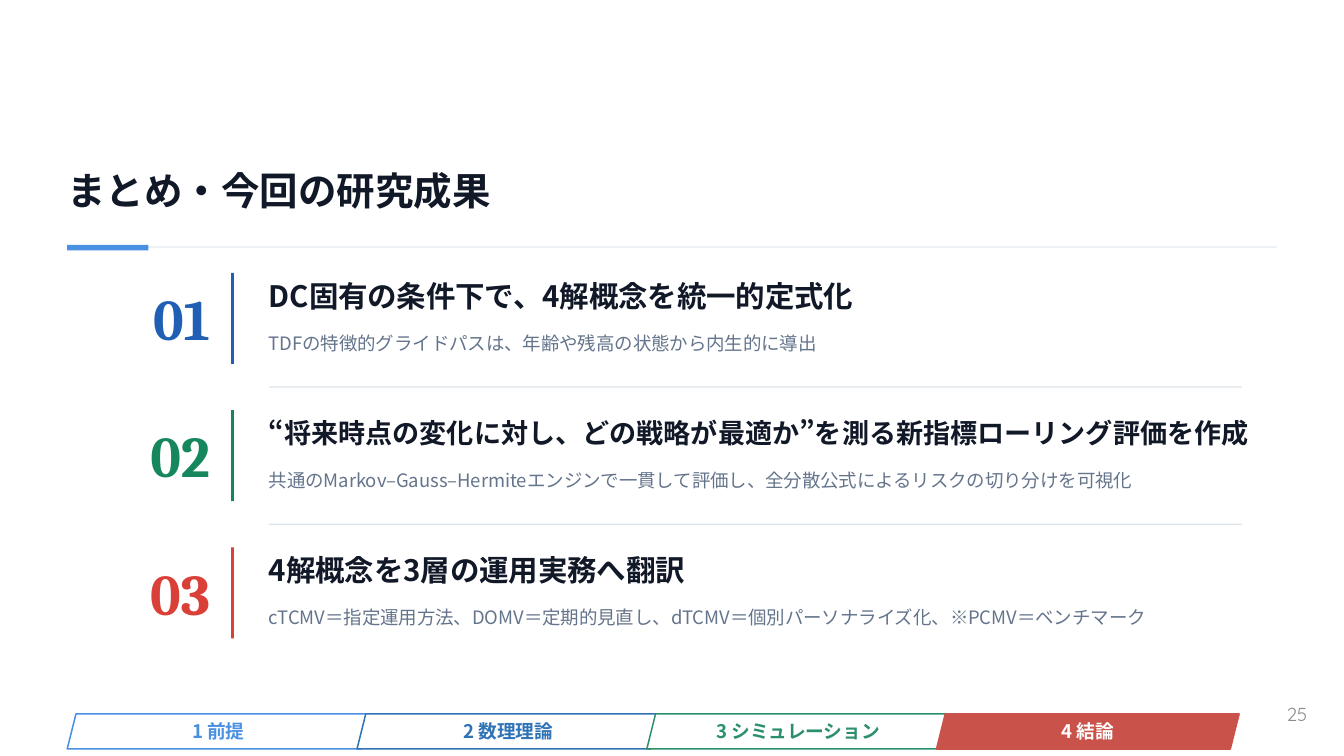
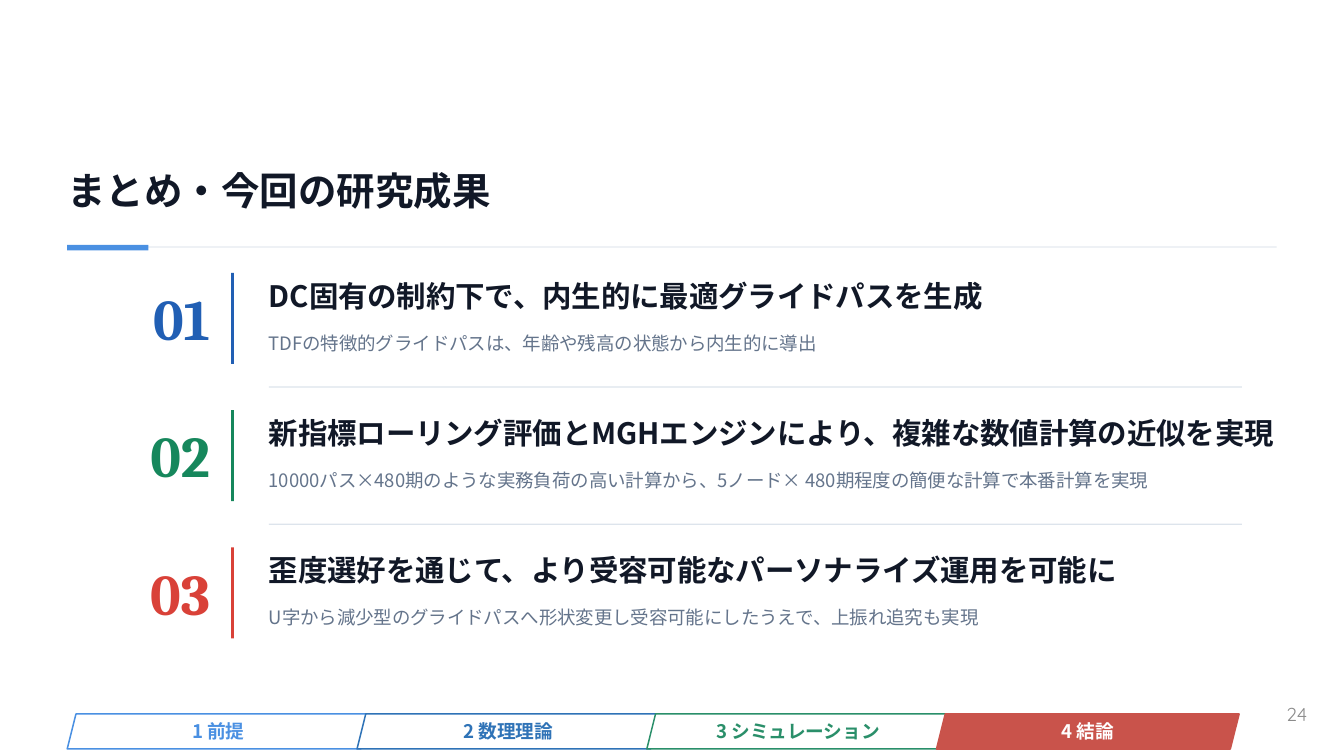
Before and after one commit to yoshi123027-del/actuary-app-seiho1, a slide deck: slide 24 of vercel/public/admin-files/0818 日本語版完成.pptx (slide 25 before the commit). Drawn at 1344x756 pixels with LibreOffice and Linux fonts; fonts in the diff are those of the drawing; background and template pictures are left out. Boxes give left, top, right and bottom in pixels: in the first picture for what was removed or moved away, otherwise in the second. Text is boxed around its words. In the diff, an @@ line names an element or a change of style, - is before the commit and + after.

```diff
--- a/vercel/public/admin-files/0818 日本語版完成.pptx
+++ b/vercel/public/admin-files/0818 日本語版完成.pptx
@@ text at box(269, 281, 983, 310): text changed @@
-DC固有の条件下で、4解概念を統一的定式化
+DC固有の制約下で、内生的に最適グライドパスを生成
@@ text at box(269, 418, 1274, 447): text changed; size 14.6 to 15.8 pt @@
-“将来時点の変化に対し、どの戦略が最適か”を測る新指標ローリング評価を作成
+新指標ローリング評価とMGHエンジンにより、複雑な数値計算の近似を実現
@@ text at box(269, 471, 1148, 489): text changed @@
-共通のMarkov–Gauss–Hermiteエンジンで一貫して評価し、全分散公式によるリスクの切り分けを可視化
+10000パス×480期のような実務負荷の高い計算から、5ノード× 480期程度の簡便な計算で本番計算を実現
@@ text at box(269, 555, 1117, 584): text changed @@
-4解概念を3層の運用実務へ翻訳
+歪度選好を通じて、より受容可能なパーソナライズ運用を可能に
@@ text at box(269, 608, 979, 626): text changed @@
-cTCMV＝指定運用方法、DOMV＝定期的見直し、dTCMV＝個別パーソナライズ化、※PCMV＝ベンチマーク
+U字から減少型のグライドパスへ形状変更し受容可能にしたうえで、上振れ追究も実現
@@ page number at box(1286, 708, 1307, 721): text changed @@
-25
+24
```
Also in this commit, not shown: 1 slide added, 2 slides removed.
